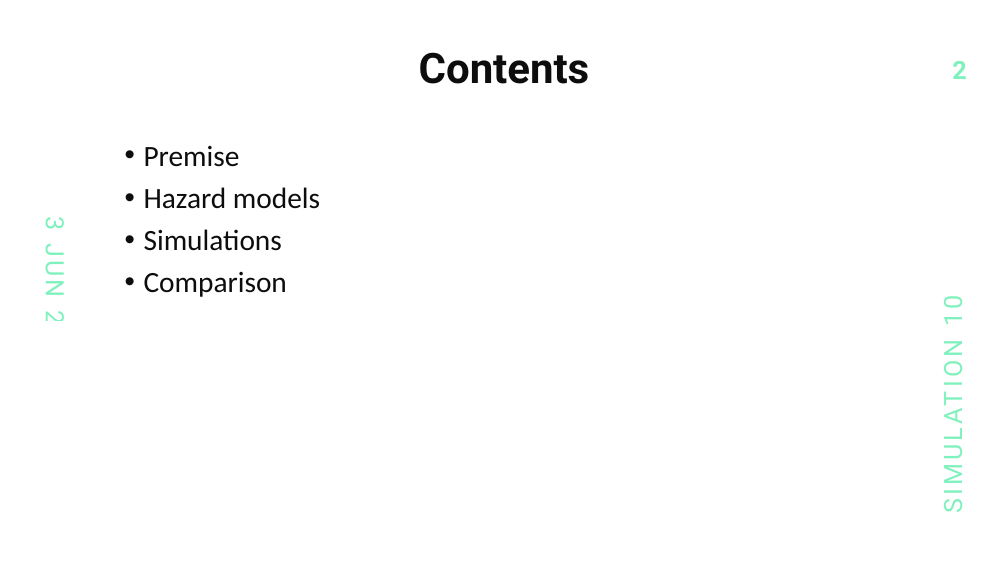
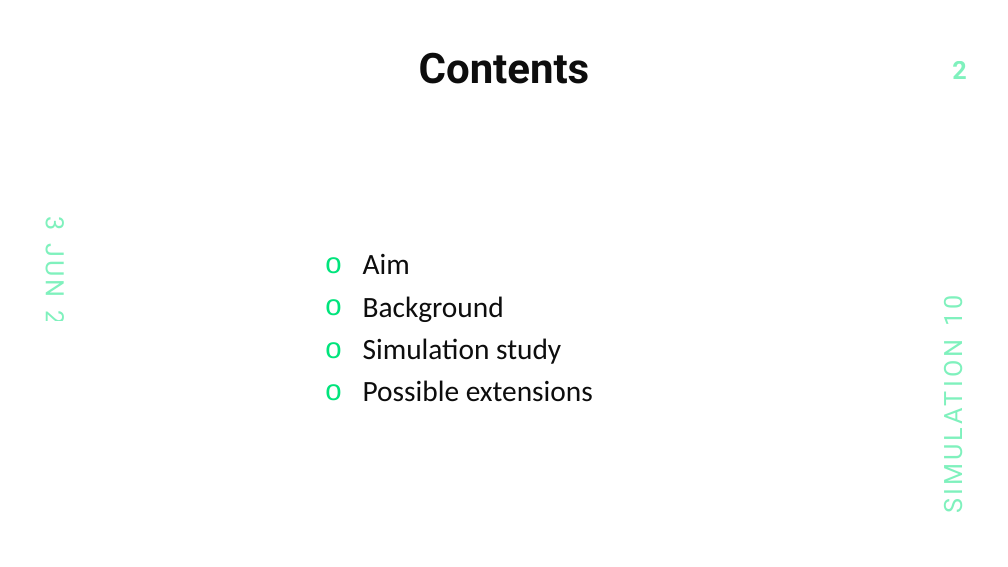
Before and after one commit to saumil-sh/tte-sim, a slide deck: slide 2 of presentation/interview.pptx. Drawn at 1008x567 pixels with LibreOffice and Linux fonts; fonts in the diff are those of the drawing. Boxes give left, top, right and bottom in pixels: in the first picture for what was removed or moved away, otherwise in the second. Text is boxed around its words. In the diff, an @@ line names an element or a change of style, - is before the commit and + after.

```diff
--- a/presentation/interview.pptx
+++ b/presentation/interview.pptx
@@ text "Aim" at (363, 254, 593, 402): vertical alignment top to middle @@
@@ text at (363, 254, 593, 402): text changed @@
-• Premise
-• Hazard models
-• Simulations
-• Comparison
+o Aim
+o Background
+o Simulation study
+o Possible extensions
```
Also in this commit, not shown: 5 other slides changed, 5 slides added, 3 other files.
